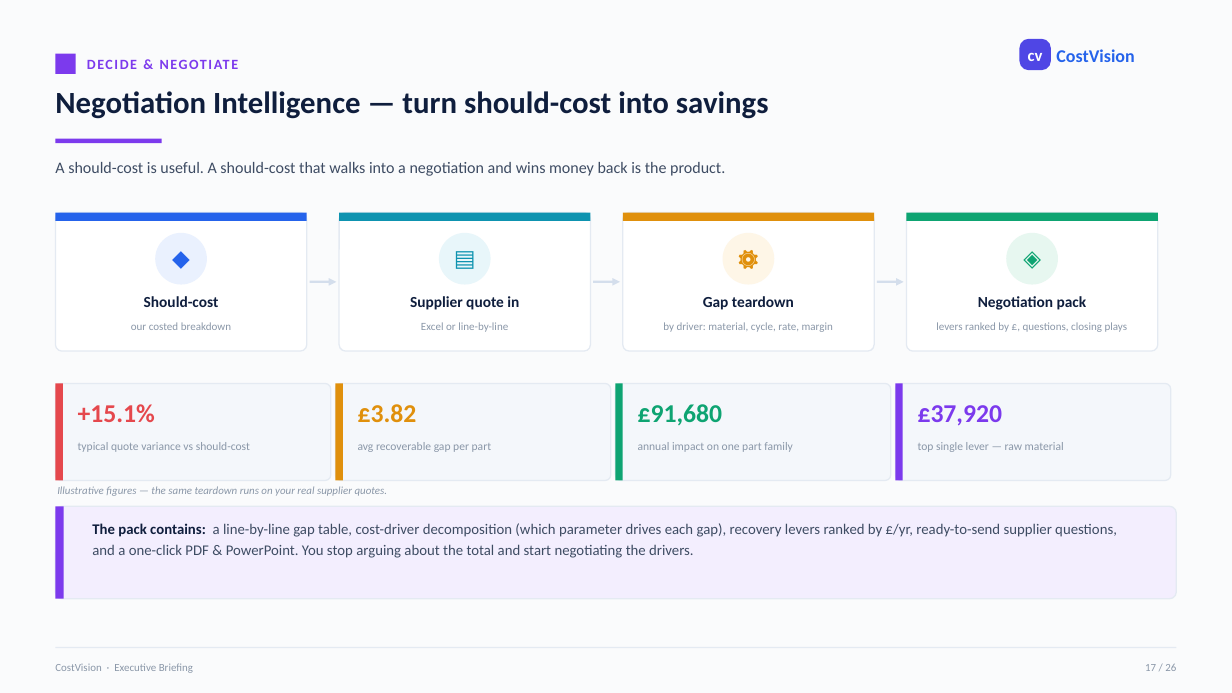
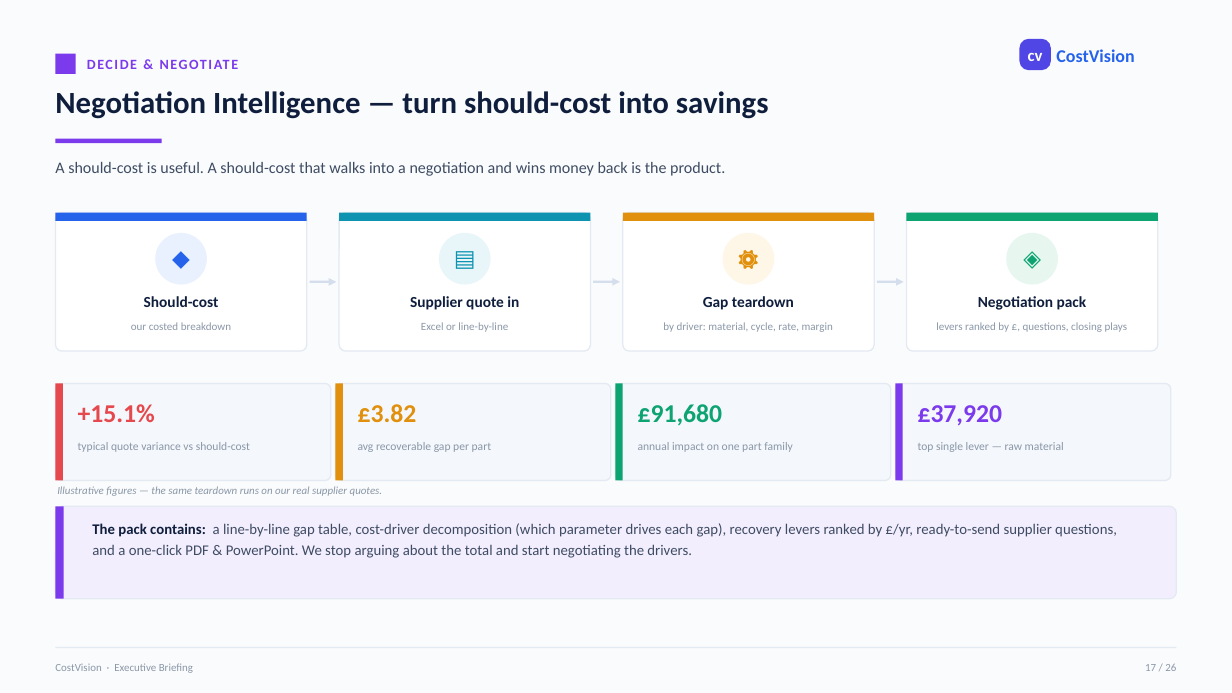
Before and after one commit to bhosaleavinash546/leamington-marathi, a slide deck: slide 17 of CostVision-Platform-Executive-Briefing.pptx. Drawn at 1232x693 pixels with LibreOffice and Linux fonts; fonts in the diff are those of the drawing. Boxes give left, top, right and bottom in pixels: in the first picture for what was removed or moved away, otherwise in the second. Text is boxed around its words. In the diff, an @@ line names an element or a change of style, - is before the commit and + after.

```diff
--- a/CostVision-Platform-Executive-Briefing.pptx
+++ b/CostVision-Platform-Executive-Briefing.pptx
@@ text at <box>57,486,383,496</box>: text changed @@
-Illustrative figures — the same teardown runs on your real supplier quotes.
+Illustrative figures — the same teardown runs on our real supplier quotes.
@@ text at <box>92,523,1117,558</box>: text changed @@
-The pack contains: a line-by-line gap table, cost-driver decomposition (which parameter drives each gap), recovery levers ranked by £/yr, ready-to-send supplier questions, and a one-click PDF & PowerPoint. You stop arguing about the total and start negotiating the drivers.
+The pack contains: a line-by-line gap table, cost-driver decomposition (which parameter drives each gap), recovery levers ranked by £/yr, ready-to-send supplier questions, and a one-click PDF & PowerPoint. We stop arguing about the total and start negotiating the drivers.
```
Also in this commit, not shown: 14 other slides changed.
